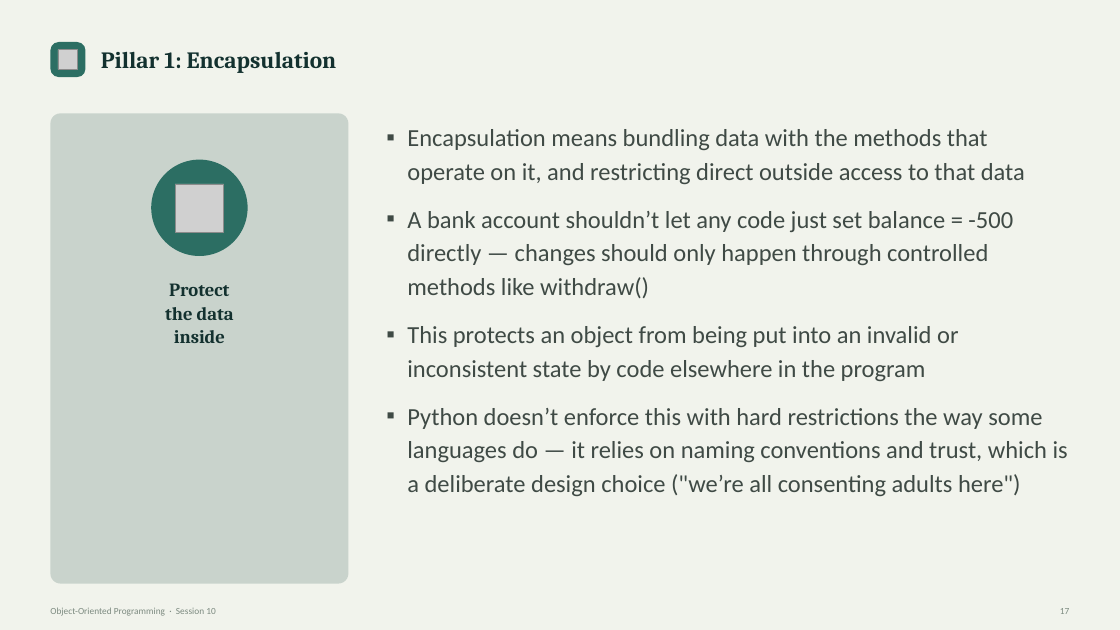
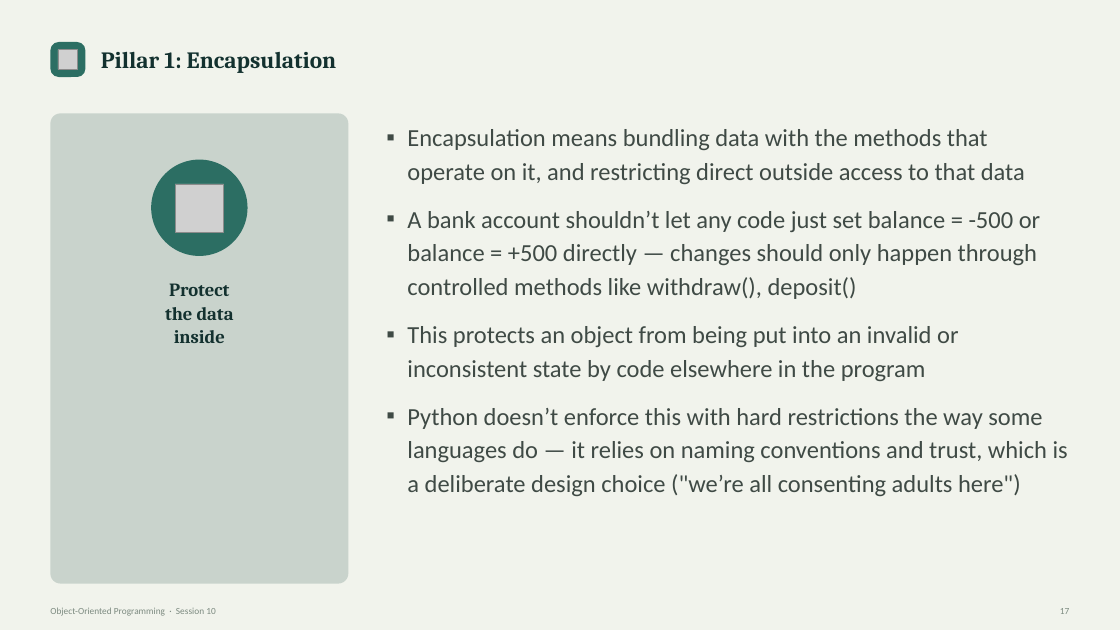
Before and after one commit to waseem-development/ai-ml-course, a slide deck: slide 17 of slides/1_python_slides/9_Object-Oriented Programming - Session 10.pptx. Drawn at 1120x630 pixels with LibreOffice and Linux fonts; fonts in the diff are those of the drawing; grey boxes stand for pictures. Boxes give left, top, right and bottom in pixels: in the first picture for what was removed or moved away, otherwise in the second. Text is boxed around its words. In the diff, an @@ line names an element or a change of style, - is before the commit and + after.

```diff
--- a/slides/1_python_slides/9_Object-Oriented Programming - Session 10.pptx
+++ b/slides/1_python_slides/9_Object-Oriented Programming - Session 10.pptx
@@ text at box(407, 211, 1040, 299): text changed @@
-▪ A bank account shouldn’t let any code just set balance = -500 directly — changes should only happen through controlled methods like withdraw()
+▪ A bank account shouldn’t let any code just set balance = -500 or balance = +500 directly — changes should only happen through controlled methods like withdraw(), deposit()
```
Also in this commit, not shown: 4 other slides changed, 3 other files.
